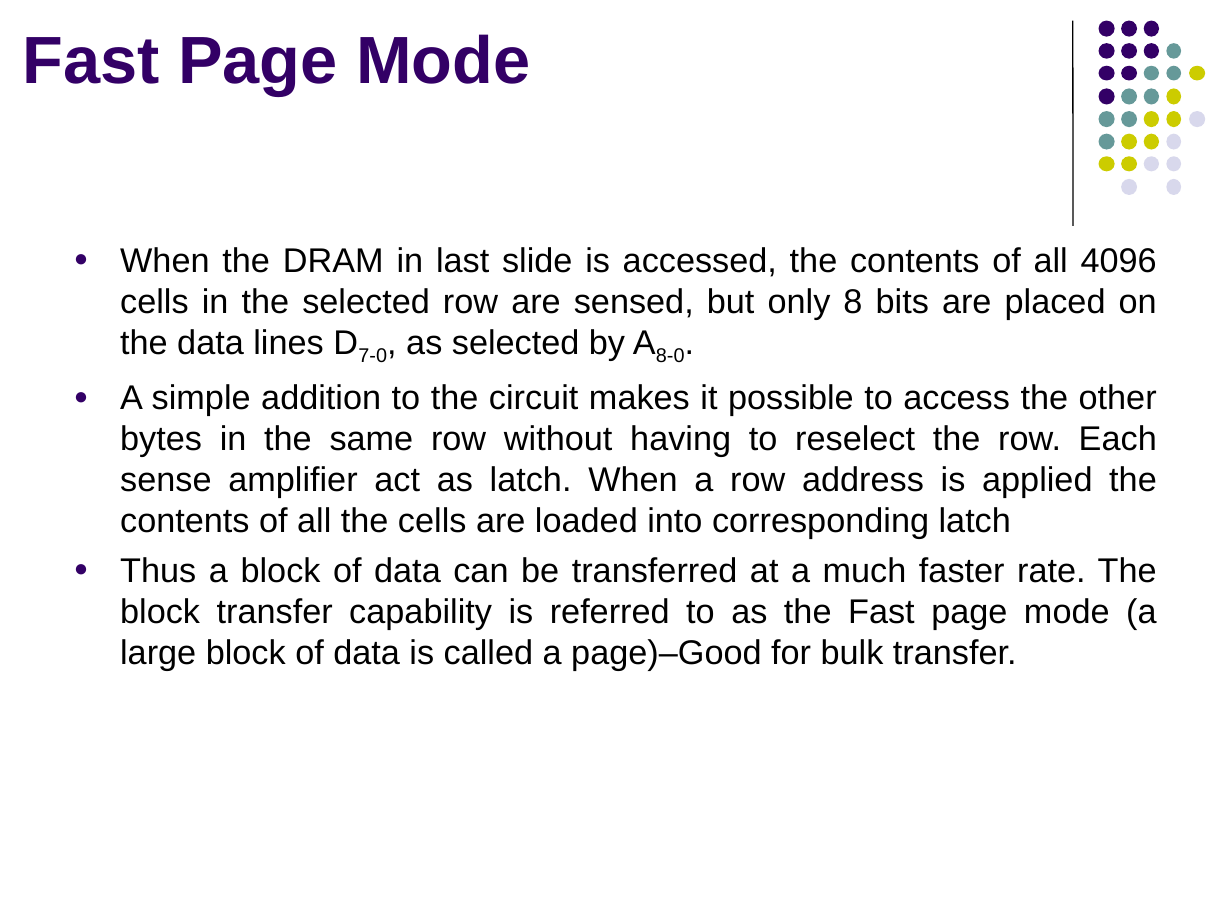
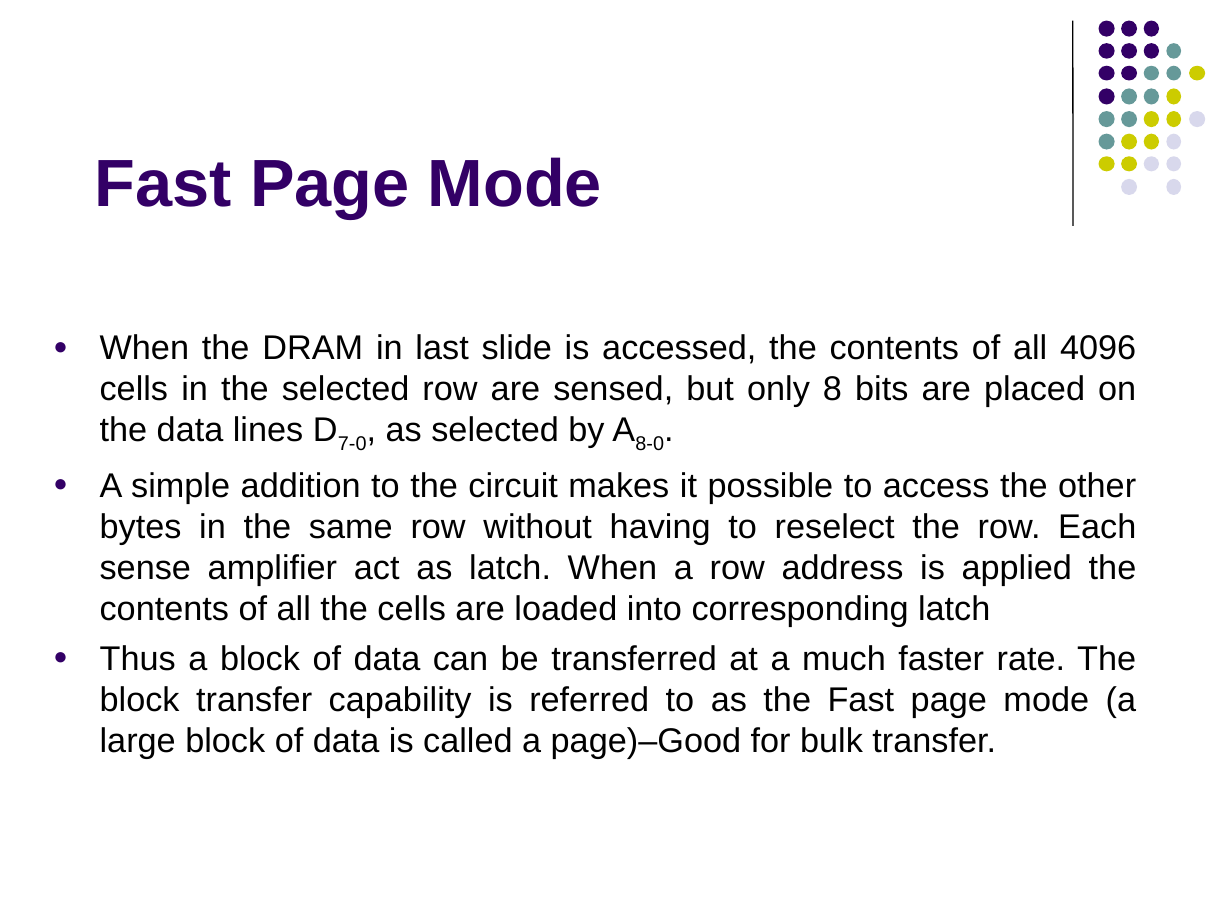
Before and after one commit to Khushi130404/Assembly_8085_Processor, a slide deck: slide 25 of CO_Study/7_memeory1_ams.ppt. Drawn at 1232x924 pixels with LibreOffice and Linux fonts; fonts in the diff are those of the drawing. Boxes give left, top, right and bottom in pixels: in the first picture for what was removed or moved away, otherwise in the second. Text is boxed around its words. In the diff, an @@ line names an element or a change of style, - is before the commit and + after.

```diff
--- a/CO_Study/7_memeory1_ams.ppt
+++ b/CO_Study/7_memeory1_ams.ppt
@@ title "Fast Page Mode": place and size @@
-title "Fast Page Mode" at box(23, 34, 530, 95)
+title "Fast Page Mode" at box(94, 157, 602, 218)
@@ text "When the DRAM in last ...": place and size @@
-text "When the DRAM in last ..." at box(120, 247, 1157, 671)
+text "When the DRAM in last ..." at box(100, 334, 1137, 758)
```
Also in this commit, not shown: 10 other slides changed, 1 other file.
